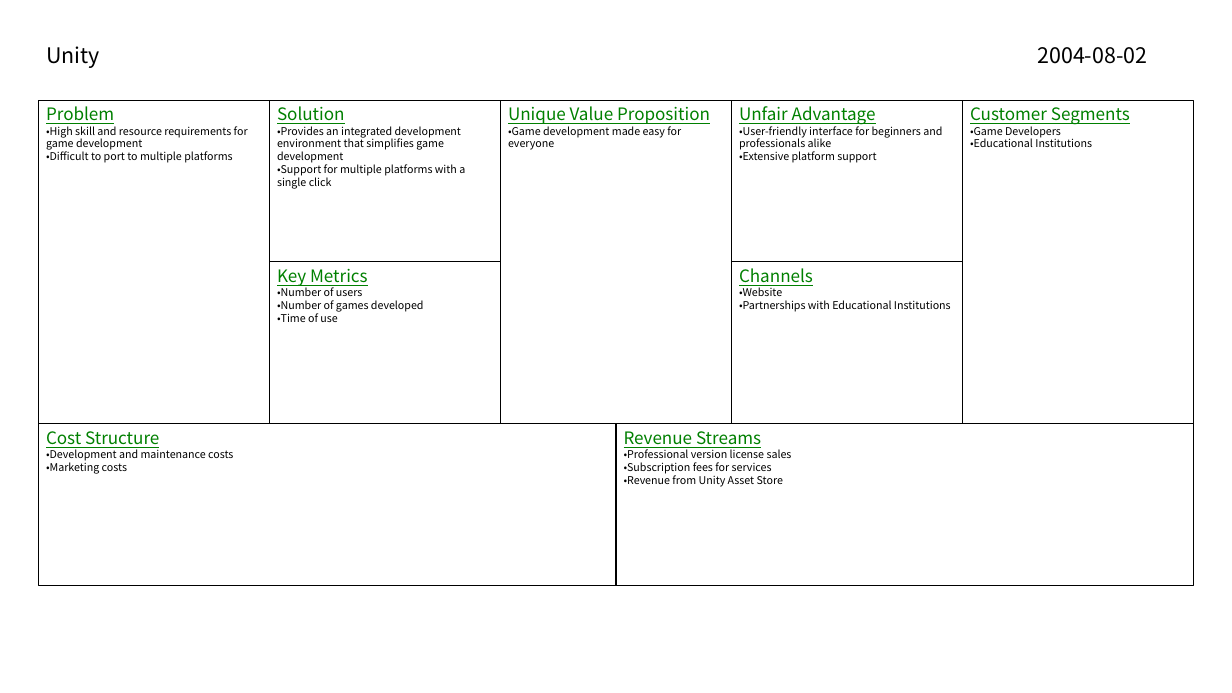
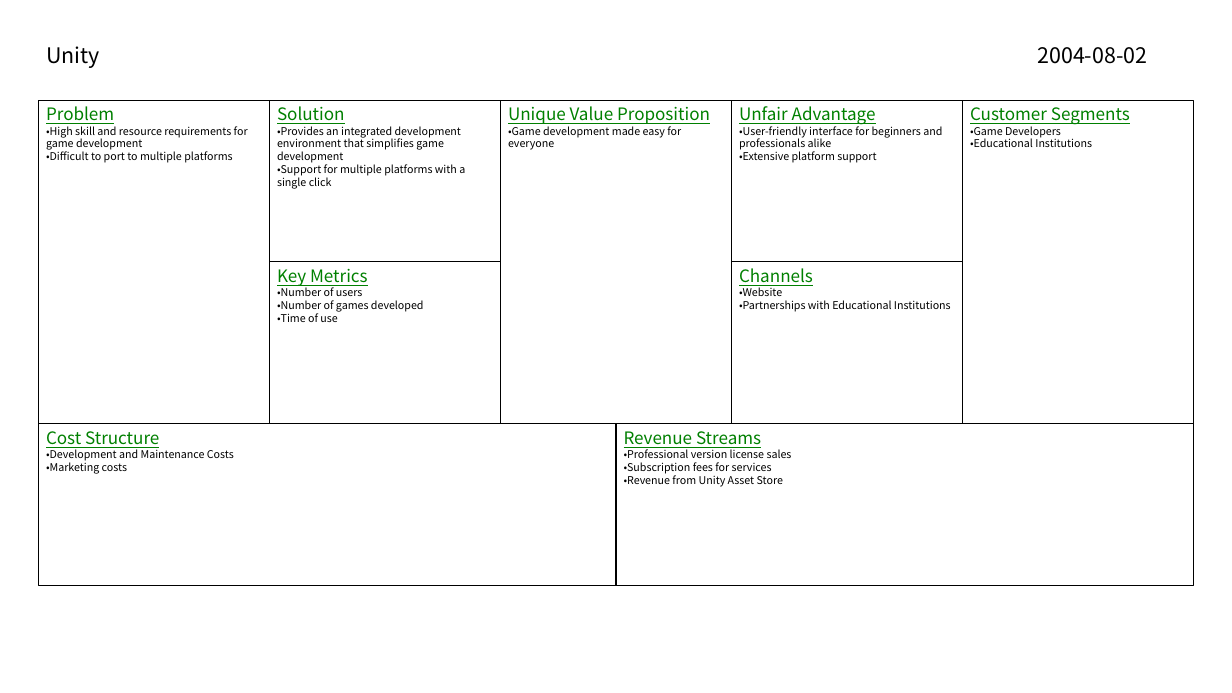
Before and after one commit to t0m0h1r0/LeanCanvas, a slide deck: slide 13 of sample_en.pptx. Drawn at 1232x693 pixels with LibreOffice and Linux fonts; fonts in the diff are those of the drawing. Boxes give left, top, right and bottom in pixels: in the first picture for what was removed or moved away, otherwise in the second. Text is boxed around its words. In the diff, an @@ line names an element or a change of style, - is before the commit and + after.

```diff
--- a/sample_en.pptx
+++ b/sample_en.pptx
@@ text in rectangle at [46, 447, 234, 461]: text changed @@
-•Development and maintenance costs
+•Development and Maintenance Costs
```
Also in this commit, not shown: 2 other slides changed, 3 other files.
